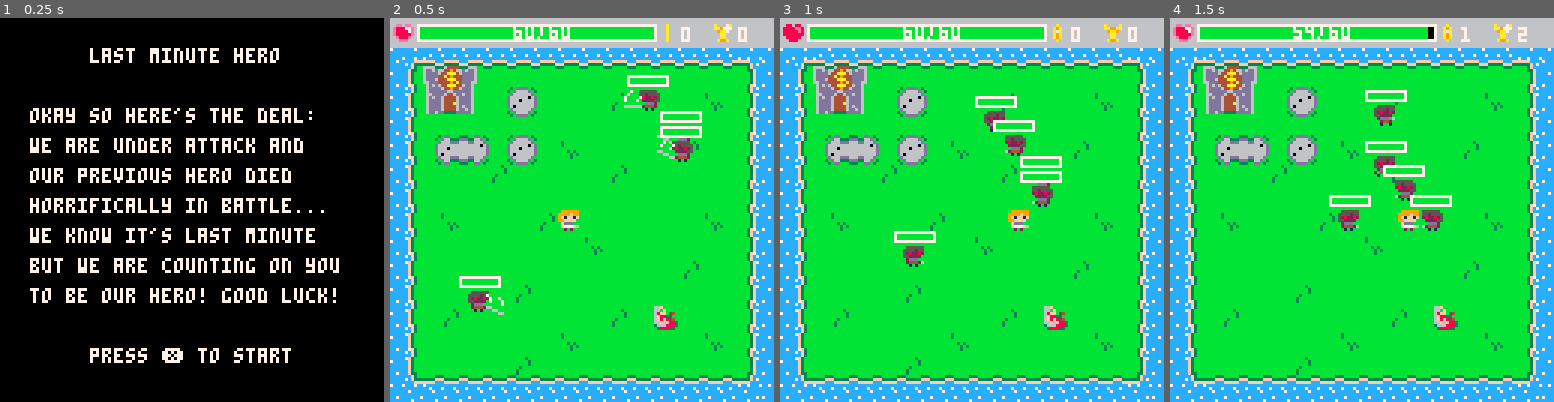
Above: before the commit, frames 1-4 (left to right).
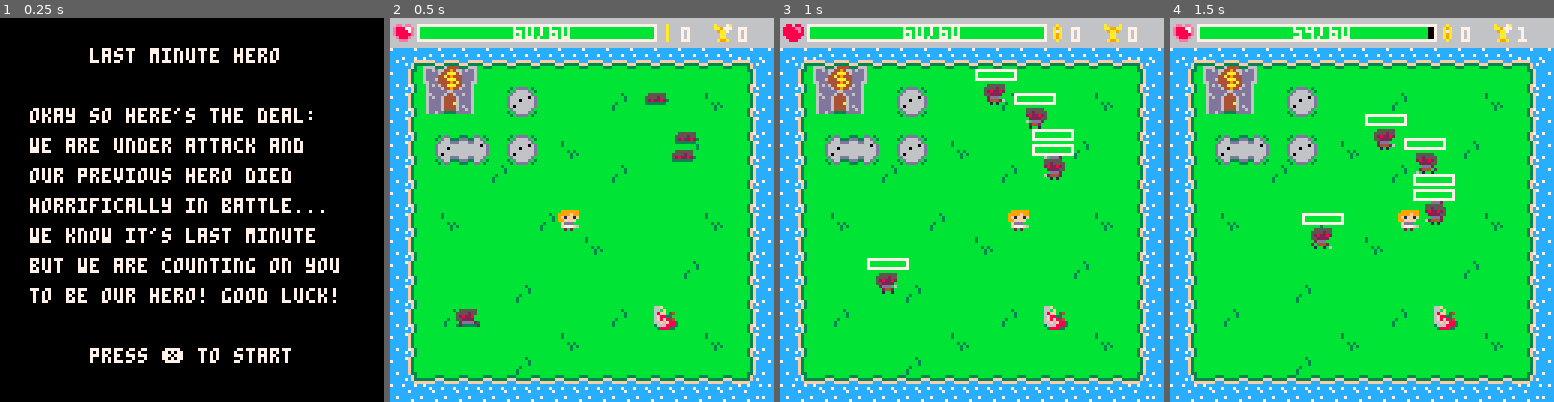
Above: after the commit, the same moments.

Repository: PancakedRivet/last-minute-hero
Game: PICO-8 cartridge last-minute-hero.p8
Same seed, same stepped clock (60 frames per second), same inputs: the game is played once before the commit and once after it.
Inputs:
- Up to frame 1 (0.25 s): no input
- Up to frame 2 (0.5 s): tap X (X key) at 0.33 s
- Up to frame 3 (1 s): tap O (Z key) at 0.7 s
- Up to frame 4 (1.5 s): tap X (X key) at 1.07 s

Frame 1 is identical in both runs. In frame 2, 2.1% of the frame differs, in the area x 17-82%, y 14-81%; in frame 3, 3.6%; in frame 4, 3.7%, in the area x 34-93%, y 2-61%.

Commit message:
Added spawning animation for enemies

Diff:
--- a/last-minute-hero.p8
+++ b/last-minute-hero.p8
@@ -38,13 +38,13 @@
 00101000001001000010100001001060000000000000000000000000000000000000000000000000000000000000000000000000000000000000000000000000
 00000000000000000000000000000000000000000000000000000000000000000000000000000000000000000000000000000000000000000000000000000000
 09999990099999900999999009999990070000000007000000070000000000000000000000000000000000000000000000000000000000000000000000000000
-9999f9909999f9909999f9909999f990000060007000700000007000700000000000000000000000000000000000000000000000000000000000000000000000
-9f1ff1f09f1ff1f09f1ff1f09f1ff1f0000600000700000070000700070070000000000000000000000000000000000000000000000000000000000000000000
-99ffff0099ffff0099ffff0099ffff00006000000000660007000700070007000000000000000000000000000000000000000000000000000000000000000000
-0fddd0000fddd0600fddd0000fddd000060000000066000000000000000007000000000000000000000000000000000000000000000000000000000000000000
-0f777f6000f77f000f777f60f0777f00600000006600000066666600660000000000000000000000000000000000000000000000000000000000000000000000
-00202000002002000020200002002060000000000000000000000000006600000000000000000000000000000000000000000000000000000000000000000000
-00000000000000000000000000000000000000000000000000000000000066000000000000000000000000000000000000000000000000000000000000000000
+9999f9909999f9909999f9909999f990000060007000700000007000700000000000000000000000055555500000000000000000000000000000000000000000
+9f1ff1f09f1ff1f09f1ff1f09f1ff1f0000600000700000070000700070070000000000005555550555525500000000000000000000000000000000000000000
+99ffff0099ffff0099ffff0099ffff00006000000000660007000700070007000000000055552550528228000000000000000000000000000000000000000000
+0fddd0000fddd0600fddd0000fddd000060000000066000000000000000007000555555052822800552222000000000000000000000000000000000000000000
+0f777f6000f77f000f777f60f0777f0060000000660000006666660066000000555525505522220002dddd200000000000000000000000000000000000000000
+00202000002002000020200002002060000000000000000000000000006600005282282302dddd23024444200000000000000000000000000000000000000000
+00000000000000000000000000000000000000000000000000000000000066003333333032333332322332330000000000000000000000000000000000000000
 00000000000000000000000000000000000000000000000000000000000000000000000000000000000000000000000000000000000000000000000000000000
 00000000000000000000000000000000000000000000000000000000000000000000000000000000000000000000000000000000000000000000000000000000
 00000000000000000000000000000000000000000000000000000000000000000000000000000000000000000000000000000000000000000000000000000000
--- a/main.lua
+++ b/main.lua
@@ -7,6 +7,7 @@
     game_fps = 30
     max_enemies = 5
     enemies = {}
+    spawning_enemies = {}
     coins = {}
     shop_item_names = {
         health_item_name = "health",
--- a/scripts/enemy.lua
+++ b/scripts/enemy.lua
@@ -1,11 +1,20 @@
 enemy_animation_sprites_walk = {32,33,34,35}
 enemy_animation_frames_per_sprite = 8
 
+function update_spawning_enemies()
+    for enemy in all(spawning_enemies) do
+        -- handle spawn animation
+        if enemy.spawn_animation_tick > 0 then
+            enemy.spawn_animation_tick -= 1
+        else
+            -- move from spawning_enemies to enemies
+            del(spawning_enemies, enemy)
+            add(enemies, enemy)
+        end
+    end
+end
+
 function update_enemies()
-    if count(enemies) < max_enemies then
-        -- spawn a new enemy
-        add(enemies, new_enemy())
-    end
     -- move enemies towards player
     for enemy in all(enemies) do
         -- check horizontal movement
@@ -86,6 +95,8 @@
         walk_animation_tick = 0,
         knockback_tick = 0,
         knockback_x = 0,
+        spawn_animation_tick = 9,
+        spawn_animation_sprites = {56, 57, 58}
     }
     return enemy
 end
@@ -147,7 +158,7 @@
     end
 end
 
--- Draw enemies
+-- draw enemies
 function draw_enemies(_enemies)
     for enemy in all(_enemies) do
         spr(enemy_animation_sprites_walk[enemy.walk_animation_idx], enemy.x, enemy.y, 1, 1, enemy.sp_flipx, enemy.sp_flipy)
@@ -160,3 +171,12 @@
         draw_status_bar(enemy.health, enemy.max_health, enemy.x - 3, enemy.y - 5, enemy.x + 8, enemy.y - 4)
     end
 end
+
+-- draw spawning enemies
+function draw_spawning_enemies(_spawning_enemies)
+    for enemy in all(_spawning_enemies) do
+        if enemy.spawn_animation_tick > 0 then
+            spr(enemy.spawn_animation_sprites[3 - flr(enemy.spawn_animation_tick / #enemy.spawn_animation_sprites)], enemy.x, enemy.y, 1, 1, enemy.sp_flipx, enemy.sp_flipy)
+        end
+    end
+end
--- a/scripts/game.lua
+++ b/scripts/game.lua
@@ -52,6 +52,7 @@
         score_penalty = 10
     }
     enemies = {}
+    spawning_enemies = {}
     coins = {}
     game_tick = 0
     mapx = 0
--- a/scripts/states/playing.lua
+++ b/scripts/states/playing.lua
@@ -8,8 +8,15 @@
         game_state = game_states.game_over
         return
     end
+
+    if count(enemies) + count(spawning_enemies) < max_enemies then
+        -- spawn a new enemy
+        add(spawning_enemies, new_enemy())
+    end
+
     update_position(player)
     update_check_coin_collection(player)
+    update_spawning_enemies()
     update_enemies()
     update_attack(player)
 
@@ -43,6 +50,7 @@
 
     draw_corpse(corpse)
 
+    draw_spawning_enemies(spawning_enemies)
     draw_enemies(enemies)
     draw_player(player)
 
